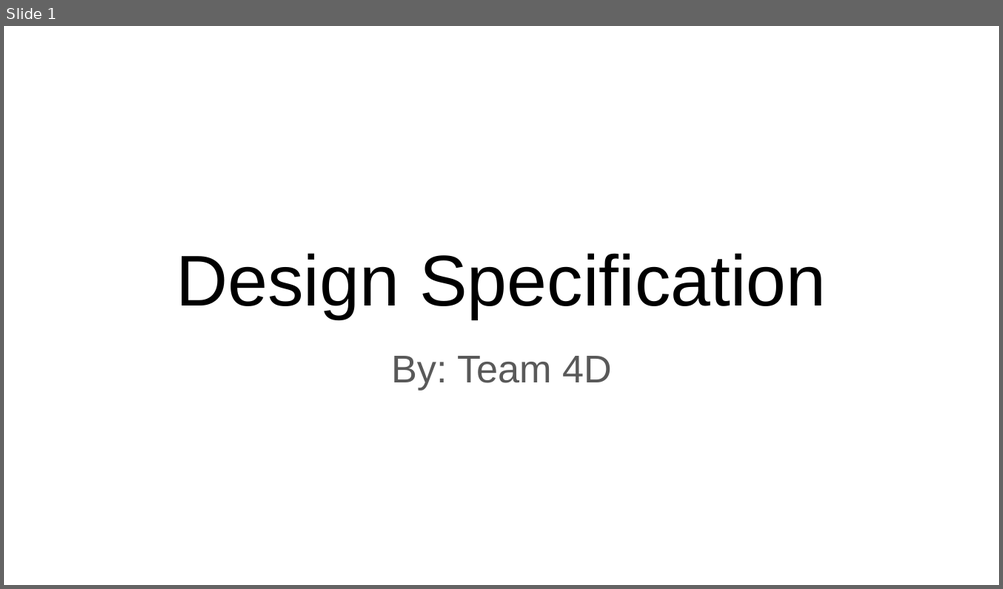
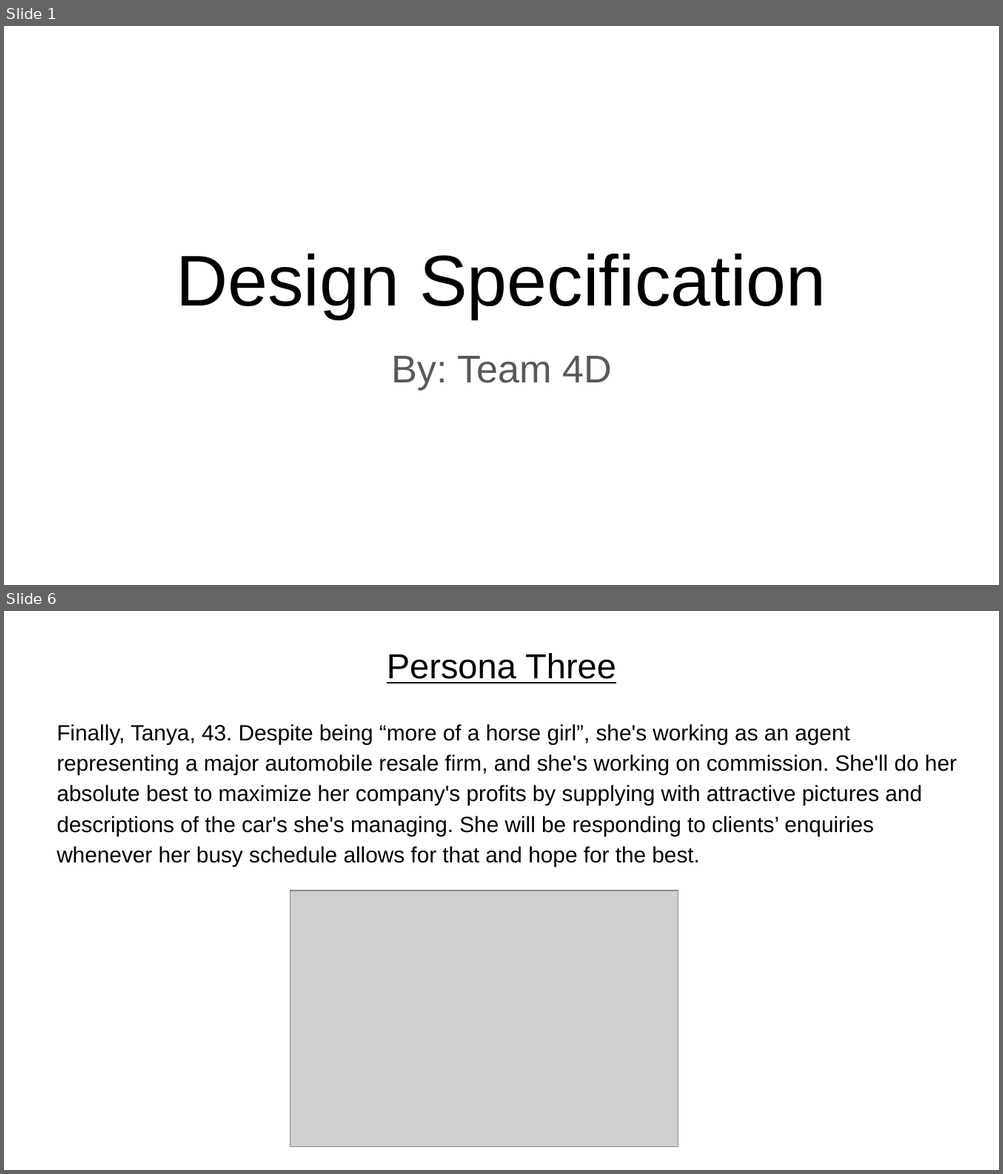
Before and after one commit to AndreiGhita2002/WAD_Car_Market, a slide deck: Design Specification.pptx. Shown one above the other, each under a label of ours: slide 1 before the commit, slides 1 and 6 after it; the slides between them are not shown. The pictures are 1003x589 and 1003x1174 pixels, drawn with LibreOffice and Linux fonts; fonts in the diff are those of the drawing; grey boxes stand for pictures. Boxes give left, top, right and bottom in pixels: in the first picture for what was removed or moved away, otherwise in the second. Text is boxed around its words. In the diff, an @@ line names an element or a change of style, - is before the commit and + after.

Commit message:
added personas, polished requirements

```diff
--- a/Design Specification.pptx
+++ b/Design Specification.pptx
@@ slide 6 added at (4,611,999,1170), background #FFFFFF @@
@@ title added at (387,653,616,684), 25.2 pt, text #000000, underline @@
+Persona Three
@@ text added at (57,724,956,866), 16 pt, text #000000 @@
+Finally, Tanya, 43. Despite being “more of a horse girl”, she's working as an agent representing a major automobile resale firm, and she's working on commission. She'll do her absolute best to maximize her company's profits by supplying with attractive pictures and descriptions of the car's she's managing. She will be responding to clients’ enquiries whenever her busy schedule allows for that and hope for the best.
@@ picture added at (290,891,678,1147) @@
```
Also in this commit, not shown: 5 slides changed, 2 other slides added, 3 slides removed.
